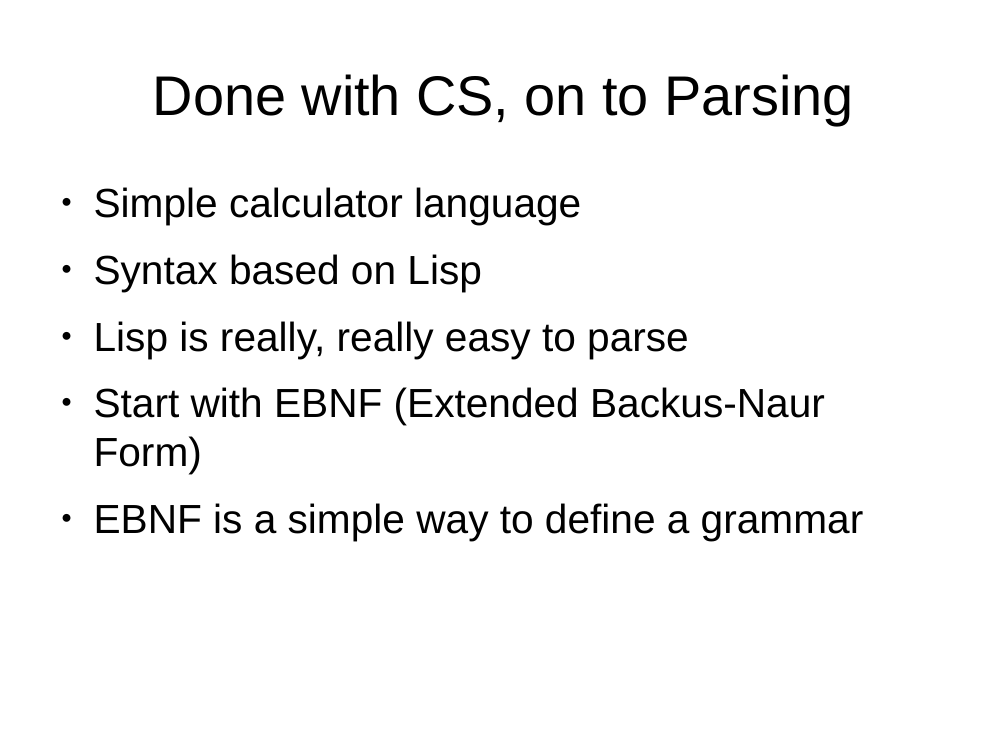
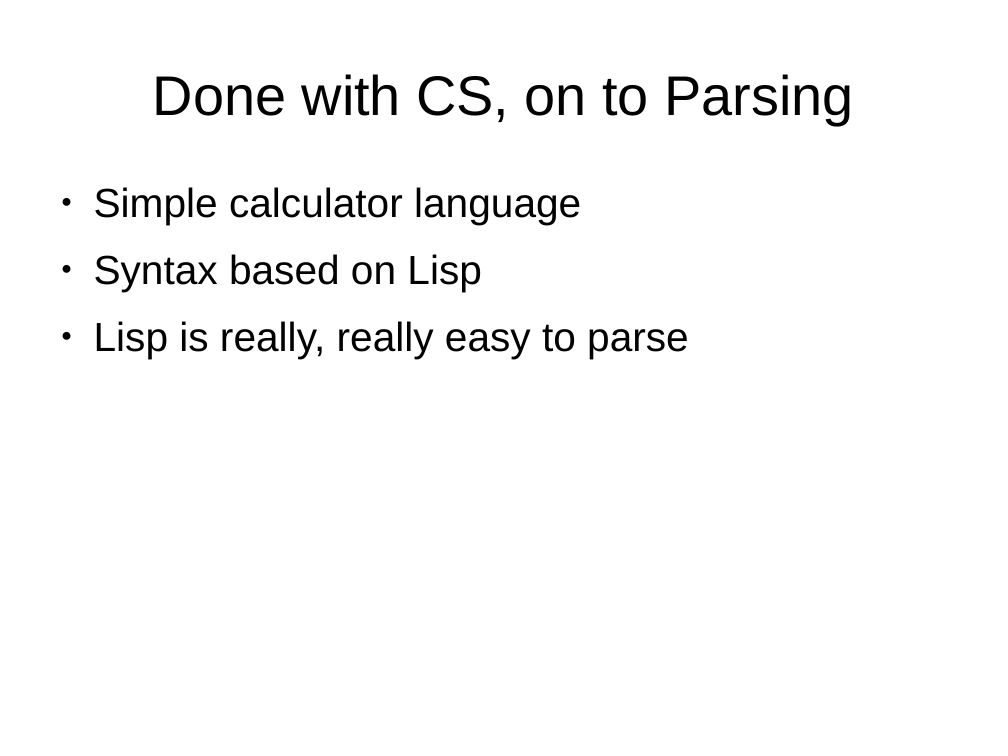
Before and after one commit to frezik/parsing-talk, a slide deck: slide 11 of presentation/parsing_talk.odp. Drawn at 1008x756 pixels with LibreOffice and Linux fonts; fonts in the diff are those of the drawing. Boxes give left, top, right and bottom in pixels: in the first picture for what was removed or moved away, otherwise in the second. Text is boxed around its words. In the diff, an @@ line names an element or a change of style, - is before the commit and + after.

Commit message:
Correct EBNF for integers.  Add slides on compiler design and other resources.

```diff
--- a/presentation/parsing_talk.odp
+++ b/presentation/parsing_talk.odp
@@ text at [94, 387, 864, 541]: paragraphs removed @@
-● Start with EBNF (Extended Backus-Naur Form)
-● EBNF is a simple way to define a grammar
```
Also in this commit, not shown: 4 other slides changed, 2 slides added, 2 other files.
